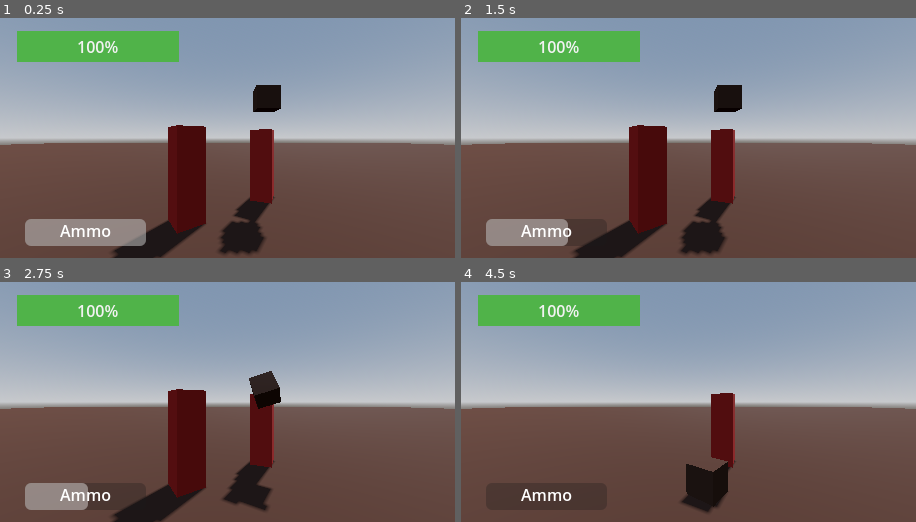
Above: before the commit, frames 1-4 (two rows, left to right).
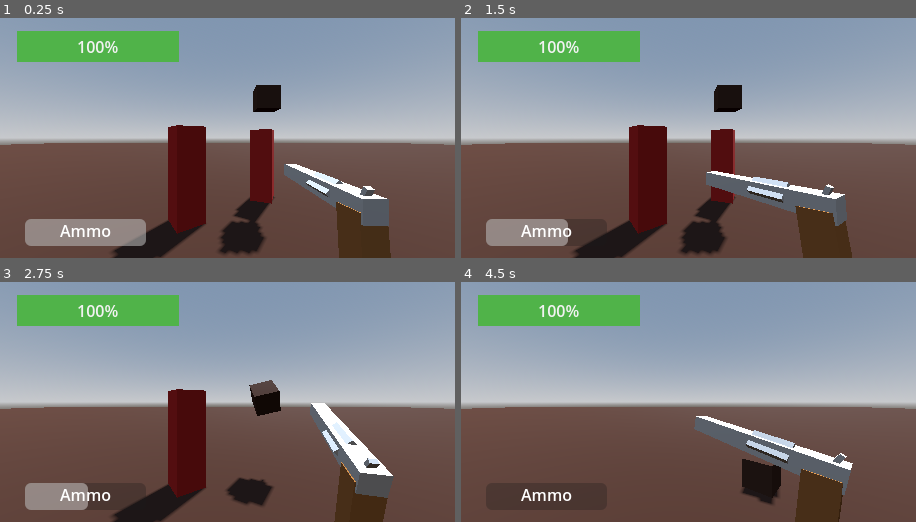
Above: after the commit, the same moments.

Repository: K1aymore/CSS-385-Project
Game: Godot game, scene res://world.tscn
The game is run twice, just before and just after one commit, with the same random seed, the same clock (stepped at 60 frames per second) and the same inputs.
Inputs (mouse positions are in pixels of both pictures, inside the frame that each line leads up to):
- Up to frame 1 (0.25 s): no input
- Up to frame 2 (1.5 s): tap Enter at 0.5 s; move the mouse to (788, 126) at 0.52 s; click (788, 126) at 0.67 s; tap Space at 1.25 s; move the mouse to (597, 150) at 1.27 s; click (597, 150) at 1.42 s
- Up to frame 3 (2.75 s): tap Enter at 2 s; move the mouse to (273, 349) at 2.02 s; click (273, 349) at 2.17 s
- Up to frame 4 (4.5 s): move the mouse to (665, 450) at 2.77 s; click (665, 450) at 2.92 s; move the mouse to (825, 438) at 3.52 s; click (825, 438) at 3.67 s; move the mouse to (552, 366) at 4.27 s; click (552, 366) at 4.42 s

The runs differ from the first frame. In frame 1, 4.4% of the frame differs, in the area x 62-86%, y 60-100%; in frame 2, 4.9%; in frame 3, 6.3%; in frame 4, 9.1%, in the area x 48-87%, y 46-100%.

Commit message:
Box damage, gun movement, reticle mouse

Diff:
--- a/box.gd
+++ b/box.gd
@@ -14,3 +14,11 @@
 func _input_event(camera: Camera3D, event: InputEvent, event_position: Vector3, normal: Vector3, shape_idx: int) -> void:
 	if event is InputEventMouseButton && event.is_pressed():
 		freeze = false;
+
+
+
+
+func _on_body_entered(body: Node) -> void:
+	print("Box collided")
+	if body.has_method("hitByBox"):
+		body.hitByBox()
--- a/box.tscn
+++ b/box.tscn
@@ -14,6 +14,8 @@
 
 [node name="Box" type="RigidBody3D"]
 freeze = true
+contact_monitor = true
+max_contacts_reported = 4
 script = ExtResource("1_6dp1v")
 metadata/_edit_group_ = true
 
@@ -22,3 +24,5 @@
 
 [node name="CollisionShape3D" type="CollisionShape3D" parent="."]
 shape = SubResource("BoxShape3D_s6wpr")
+
+[connection signal="body_entered" from="." to="." method="_on_body_entered"]
--- a/enemy.gd
+++ b/enemy.gd
@@ -1,4 +1,4 @@
-extends StaticBody3D
+extends CharacterBody3D
 
 
 # Called when the node enters the scene tree for the first time.
@@ -14,3 +14,7 @@
 func _input_event(camera: Camera3D, event: InputEvent, event_position: Vector3, normal: Vector3, shape_idx: int) -> void:
 	if event is InputEventMouseButton && event.is_pressed():
 		queue_free()
+
+
+func hitByBox():
+	queue_free()
--- a/enemy.tscn
+++ b/enemy.tscn
@@ -12,11 +12,11 @@
 [sub_resource type="BoxShape3D" id="BoxShape3D_7jq3j"]
 size = Vector3(0.5, 1.7, 0.5)
 
-[node name="Enemy" type="StaticBody3D"]
+[node name="Enemy" type="CharacterBody3D"]
 script = ExtResource("1_qege6")
 metadata/_edit_group_ = true
 
-[node name="Sprite3D" type="MeshInstance3D" parent="."]
+[node name="Mesh" type="MeshInstance3D" parent="."]
 mesh = SubResource("BoxMesh_t3re1")
 
 [node name="CollisionShape3D" type="CollisionShape3D" parent="."]
--- /dev/null
+++ b/gun.gd
@@ -0,0 +1,19 @@
+extends Node3D
+
+@export var camera : Camera3D
+
+# Called when the node enters the scene tree for the first time.
+func _ready() -> void:
+	pass # Replace with function body.
+
+
+# Called every frame. 'delta' is the elapsed time since the previous frame.
+func _process(delta: float) -> void:
+	var mousePosition2D = get_viewport().get_mouse_position()
+	var dropPlane  = Plane(Vector3(0, 0, -1), 100)
+
+	var position3D = dropPlane.intersects_ray(
+							 camera.project_ray_origin(mousePosition2D),
+							 camera.project_ray_normal(mousePosition2D))
+
+	look_at(position3D)
--- /dev/null
+++ b/gun.tscn
@@ -0,0 +1,38 @@
+[gd_scene load_steps=7 format=3 uid="uid://bxy1q668xjxxc"]
+
+[ext_resource type="Script" path="res://gun.gd" id="1_kq0tl"]
+
+[sub_resource type="BoxMesh" id="BoxMesh_0t8f8"]
+size = Vector3(0.05, 0.05, 0.41)
+
+[sub_resource type="BoxMesh" id="BoxMesh_mn7wj"]
+size = Vector3(0.05, 0.05, 0.1)
+
+[sub_resource type="StandardMaterial3D" id="StandardMaterial3D_sadge"]
+albedo_color = Color(0.47, 0.297353, 0.1128, 1)
+
+[sub_resource type="BoxMesh" id="BoxMesh_fgvu2"]
+material = SubResource("StandardMaterial3D_sadge")
+size = Vector3(0.055, 0.185, 0.065)
+
+[sub_resource type="BoxMesh" id="BoxMesh_bbwy5"]
+size = Vector3(0.015, 0.021, 0.01)
+
+[node name="Gun" type="Node3D"]
+script = ExtResource("1_kq0tl")
+
+[node name="barrel" type="MeshInstance3D" parent="."]
+transform = Transform3D(1, 0, 0, 0, 1, 0, 0, 0, 1, 0, 0.0393685, -0.171626)
+mesh = SubResource("BoxMesh_0t8f8")
+
+[node name="mags" type="MeshInstance3D" parent="."]
+transform = Transform3D(0.707107, -0.707107, 0, 0.707107, 0.707107, 0, 0, 0, 1, 0, 0.0398782, -0.113367)
+mesh = SubResource("BoxMesh_mn7wj")
+
+[node name="grip" type="MeshInstance3D" parent="."]
+transform = Transform3D(1, 0, 0, 0, 0.996762, 0.0804077, 0, -0.0804077, 0.996762, 0, -0.0580357, 0.00291212)
+mesh = SubResource("BoxMesh_fgvu2")
+
+[node name="flip" type="MeshInstance3D" parent="."]
+transform = Transform3D(1, 0, 0, 0, 0.918225, -0.396058, 0, 0.396058, 0.918225, 0, 0.0717453, 0.0143677)
+mesh = SubResource("BoxMesh_bbwy5")
--- a/project.godot
+++ b/project.godot
@@ -22,6 +22,8 @@
 window/size/mode=3
 window/size/resizable=false
 window/stretch/mode="viewport"
+mouse_cursor/custom_image="res://reticle.png"
+mouse_cursor/custom_image_hotspot=Vector2(32, 32)
 
 [rendering]
 
--- a/world.tscn
+++ b/world.tscn
@@ -1,9 +1,10 @@
-[gd_scene load_steps=12 format=3 uid="uid://n578pcdueo52"]
+[gd_scene load_steps=13 format=3 uid="uid://n578pcdueo52"]
 
 [ext_resource type="Script" path="res://world.gd" id="1_0leb3"]
 [ext_resource type="Theme" uid="uid://d28ig3cmjbwey" path="res://new_theme.tres" id="1_0w00n"]
 [ext_resource type="PackedScene" uid="uid://rk1xhtbxj8td" path="res://enemy.tscn" id="2_cm3px"]
 [ext_resource type="PackedScene" uid="uid://dfmyd4iu3e46y" path="res://box.tscn" id="2_p7mdr"]
+[ext_resource type="PackedScene" uid="uid://bxy1q668xjxxc" path="res://gun.tscn" id="2_qkax5"]
 
 [sub_resource type="ProceduralSkyMaterial" id="ProceduralSkyMaterial_c7f8r"]
 sky_horizon_color = Color(0.64625, 0.65575, 0.67075, 1)
@@ -44,6 +45,10 @@
 [node name="Camera3D" type="Camera3D" parent="."]
 transform = Transform3D(1, 0, 0, 0, 1, 0, 0, 0, 1, 0, 1.5, 0)
 current = true
+
+[node name="Gun" parent="Camera3D" node_paths=PackedStringArray("camera") instance=ExtResource("2_qkax5")]
+transform = Transform3D(1, 0, 0, 0, 1, 0, 0, 0, 1, 0.284, -0.181885, -0.332659)
+camera = NodePath("..")
 
 [node name="Floor" type="StaticBody3D" parent="."]
 transform = Transform3D(1, 0, 0, 0, 1, 0, 0, 0, 1, 0, -0.5, 0)
Binary file added: reticle.png
Not shown, added: reticle.png.import
